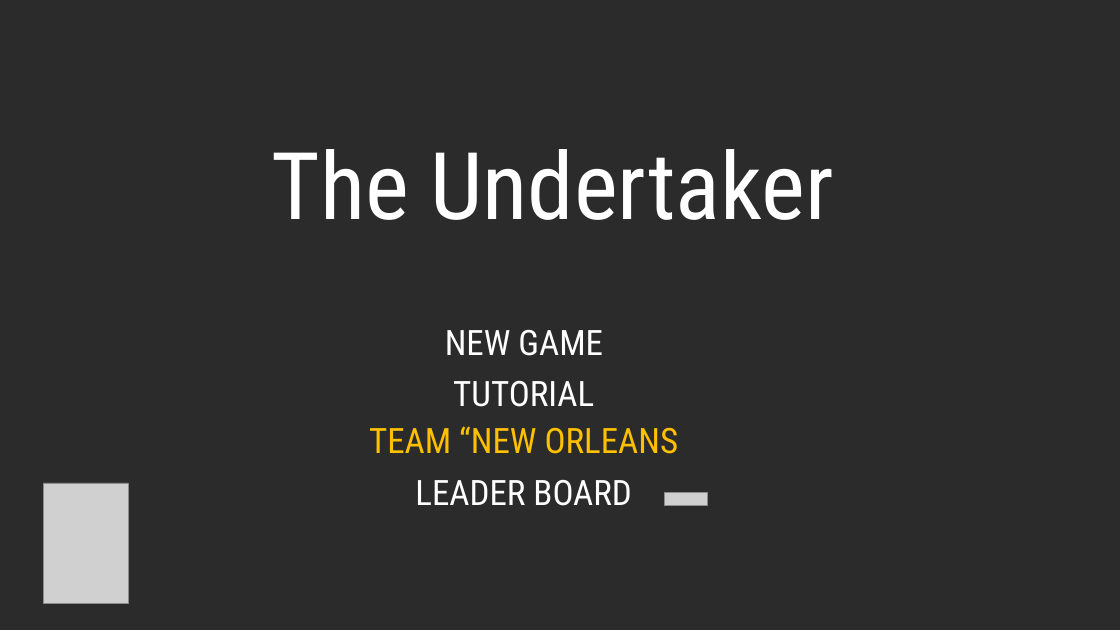
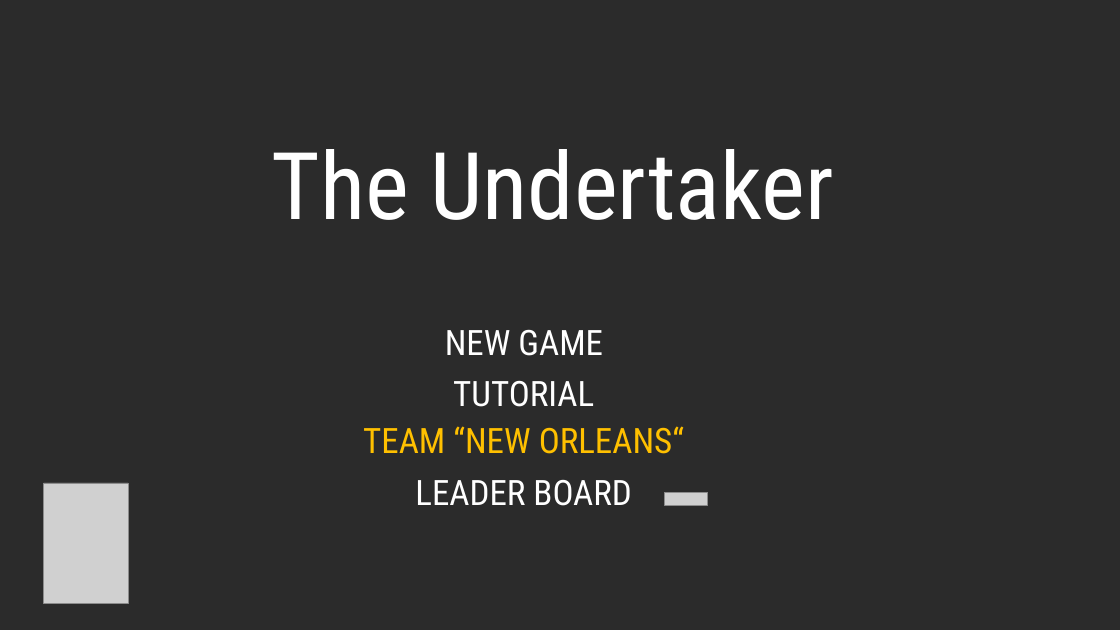
Before and after one commit to Team-New-Orleans/Team-Project, a slide deck: slide 1 of Presentation/The Undertaker.pptx. Drawn at 1120x630 pixels with LibreOffice and Linux fonts; fonts in the diff are those of the drawing; grey boxes stand for pictures; background and template pictures are left out; a plain dark background stands for a picture behind light text. Boxes give left, top, right and bottom in pixels: in the first picture for what was removed or moved away, otherwise in the second. Text is boxed around its words. In the diff, an @@ line names an element or a change of style, - is before the commit and + after.

```diff
--- a/Presentation/The Undertaker.pptx
+++ b/Presentation/The Undertaker.pptx
@@ text at (x1=363, y1=426, x2=684, y2=454): text changed @@
-TEAM “NEW ORLEANS
+TEAM “NEW ORLEANS“
```
Also in this commit, not shown: 2 other slides changed.
